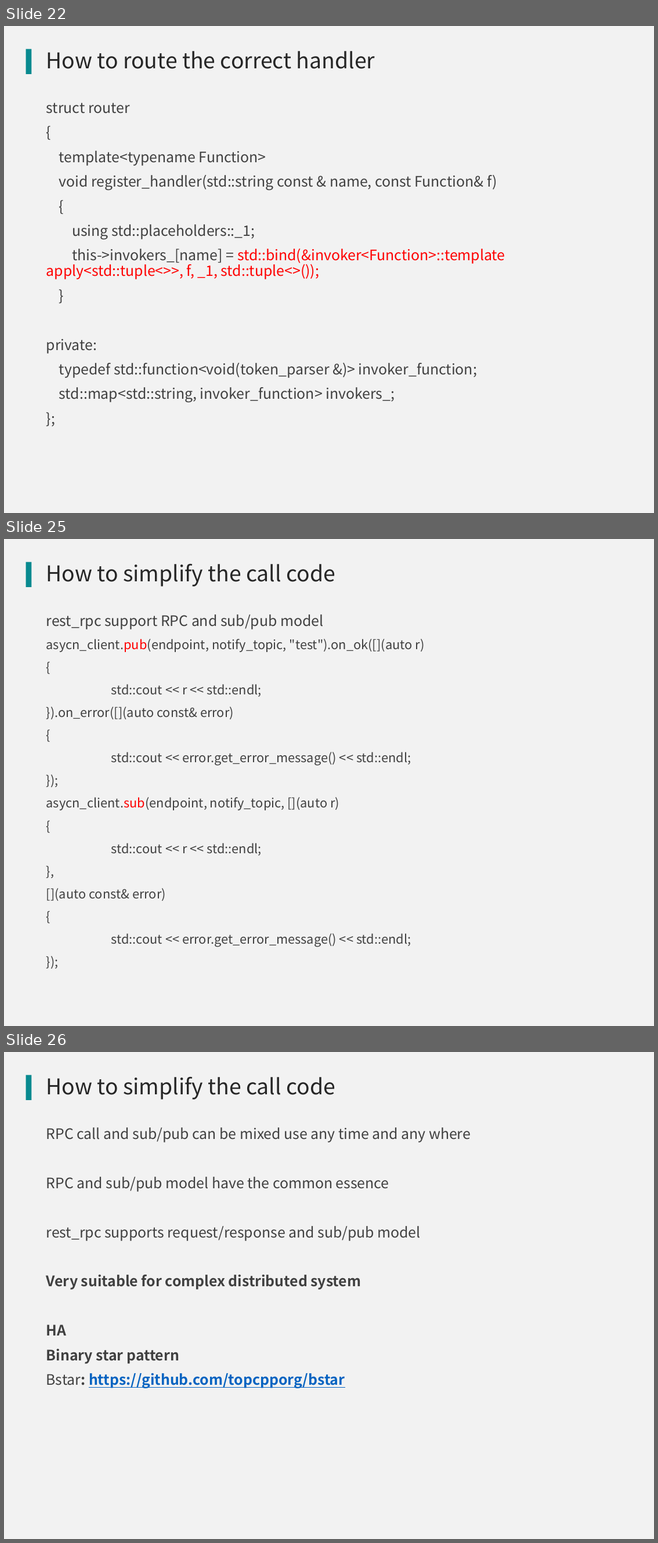
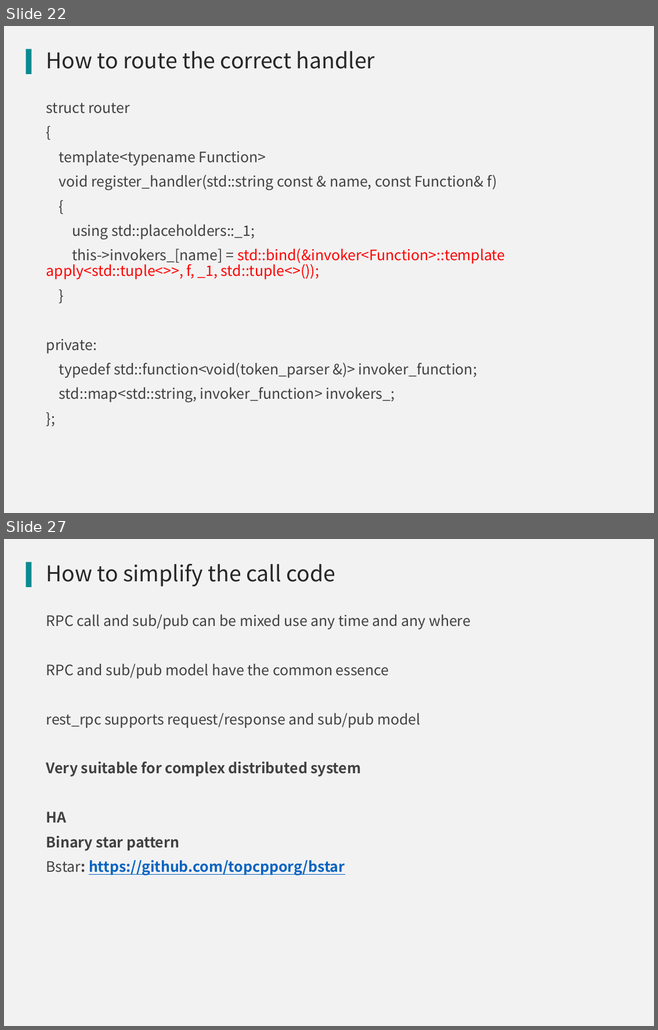
Before and after one commit to qicosmos/cppnow2017-ppt, a slide deck: An easy to use RPC framework implemented by c++11 and c++14.pptx. Shown one above the other, each under a label of ours: slides 22, 25 and 26 before the commit, slides 22 and 27 after it; the slides between them are not shown. The pictures are 658x1543 and 658x1030 pixels, drawn with LibreOffice and Linux fonts; fonts in the diff are those of the drawing; background and template pictures are left out. Boxes give left, top, right and bottom in pixels: in the first picture for what was removed or moved away, otherwise in the second. Text is boxed around its words. In the diff, an @@ line names an element or a change of style, - is before the commit and + after.

```diff
--- a/An easy to use RPC framework implemented by c++11 and c++14.pptx
+++ b/An easy to use RPC framework implemented by c++11 and c++14.pptx
@@ slide 25 removed at (4,539,654,1026), background #F2F2F2; not listed: 1 template element that a slide beside it also shows @@
@@ title removed at (46,564,335,587) @@
-How to simplify the call code
@@ text removed at (46,614,424,947) @@
-rest_rpc support RPC and sub/pub model
-asycn_client.pub(endpoint, notify_topic, "test").on_ok([](auto r)
-{
-std::cout << r << std::endl;
-}).on_error([](auto const& error)
-{
-std::cout << error.get_error_message() << std::endl;
-});
-asycn_client.sub(endpoint, notify_topic, [](auto r)
-{
-std::cout << r << std::endl;
-},
-[](auto const& error)
-{
-std::cout << error.get_error_message() << std::endl;
-});
@@ what was slide 26 is now slide 27 @@
```
Also in this commit, not shown: 13 slides changed, 2 slides added, 8 other slides removed.
